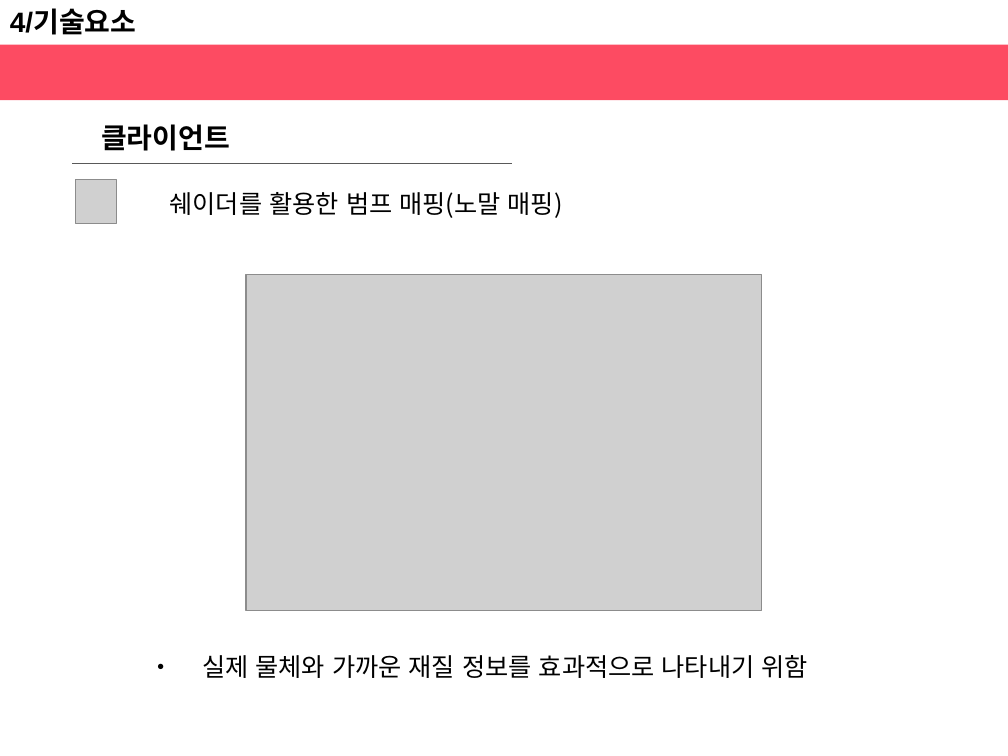
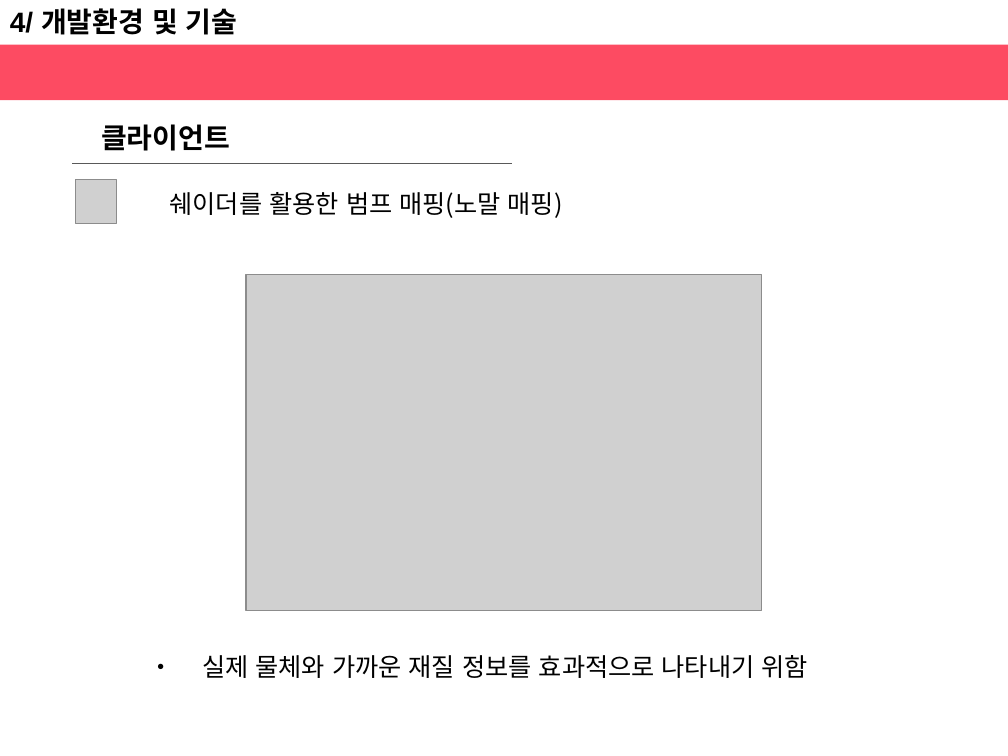
Before and after one commit to haeunjung/Team_Project, a slide deck: slide 9 of 기획문서/게임 제안서.pptx. Drawn at 1008x756 pixels with LibreOffice and Linux fonts; fonts in the diff are those of the drawing; grey boxes stand for pictures. Boxes give left, top, right and bottom in pixels: in the first picture for what was removed or moved away, otherwise in the second. Text is boxed around its words. In the diff, an @@ line names an element or a change of style, - is before the commit and + after.

```diff
--- a/기획문서/게임 제안서.pptx
+++ b/기획문서/게임 제안서.pptx
@@ text at bbox=[10, 8, 238, 35]: text changed @@
-4/기술요소
+4/ 개발환경 및 기술
```
Also in this commit, not shown: 11 other slides changed, 2 slides added, 2 slides removed.
